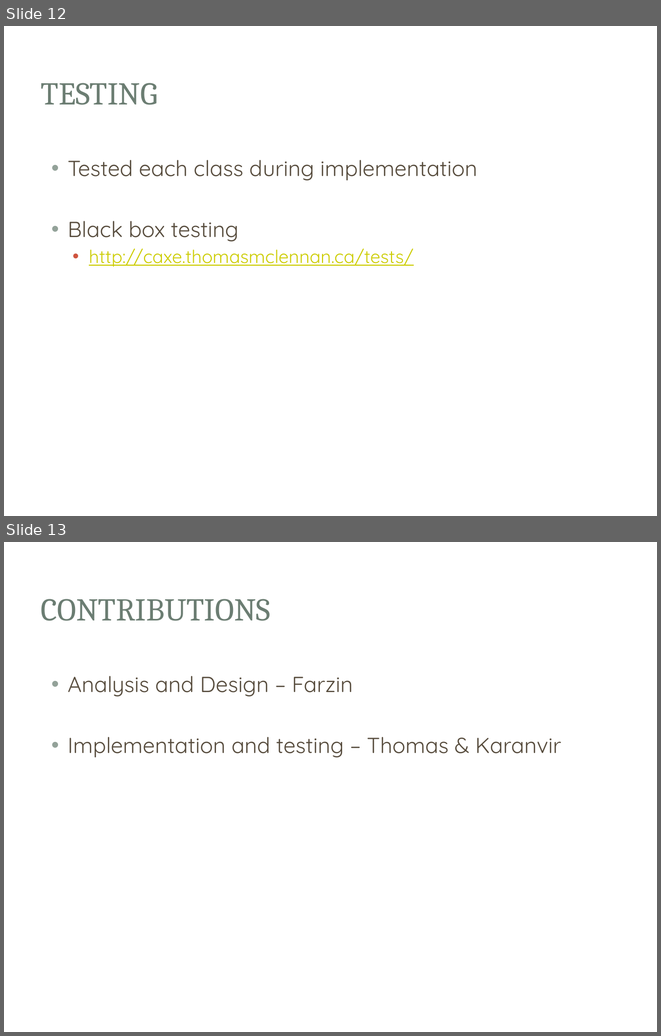
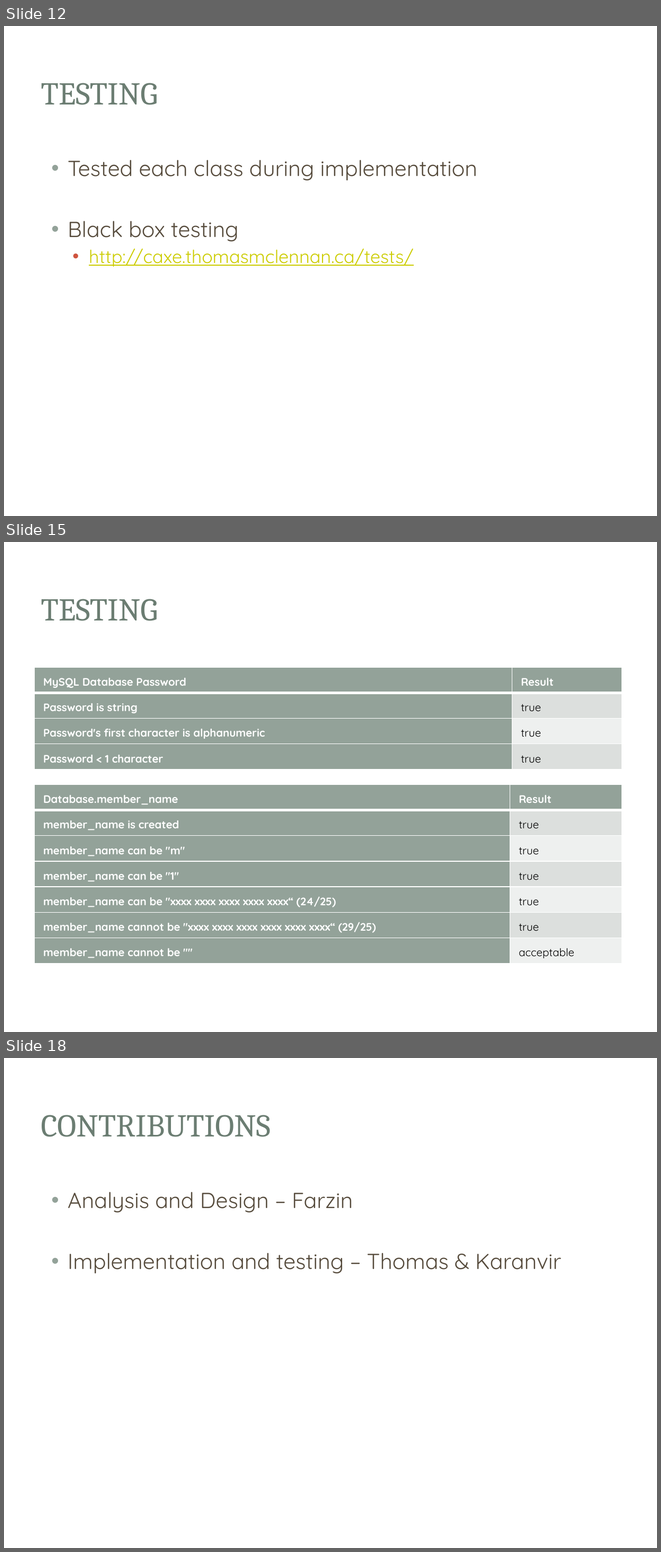
Before and after one commit to Exac/COMP370, a slide deck: presentation/COMP370_Project.pptx. Shown one above the other, each under a label of ours: slides 12 and 13 before the commit, slides 12, 15 and 18 after it; the slides between them are not shown. The pictures are 661x1036 and 661x1552 pixels, drawn with LibreOffice and Linux fonts; fonts in the diff are those of the drawing; background and template pictures are left out. Boxes give left, top, right and bottom in pixels: in the first picture for what was removed or moved away, otherwise in the second. Text is boxed around its words. In the diff, an @@ line names an element or a change of style, - is before the commit and + after.

```diff
--- a/presentation/COMP370_Project.pptx
+++ b/presentation/COMP370_Project.pptx
@@ slide 15 added at (x1=4, y1=542, x2=657, y2=1032), background picture (left out); not listed: 3 template elements that a slide beside it also shows @@
@@ title added at (x1=41, y1=599, x2=158, y2=621), 35 pt, text #6B7D72 @@
+TESTING
@@ table added at (x1=35, y1=668, x2=623, y2=765), 4 rows, 2 columns @@
+MySQL Database Password | Result
+Password is string | true
+Password's first character is alphanumeric | true
+Password < 1 character | true
@@ table added at (x1=35, y1=784, x2=623, y2=960), 7 rows, 2 columns @@
+Database.member_name | Result
+member_name is created | true
+member_name can be "m" | true
+member_name can be "1" | true
+member_name can be "xxxx xxxx xxxx xxxx xxxx“ (24/25) | true
+member_name cannot be "xxxx xxxx xxxx xxxx xxxx xxxx“ (29/25) | true
+member_name cannot be "" | acceptable
@@ what was slide 13 is now slide 18 @@
```
Also in this commit, not shown: 4 other slides added, 1 other file.
